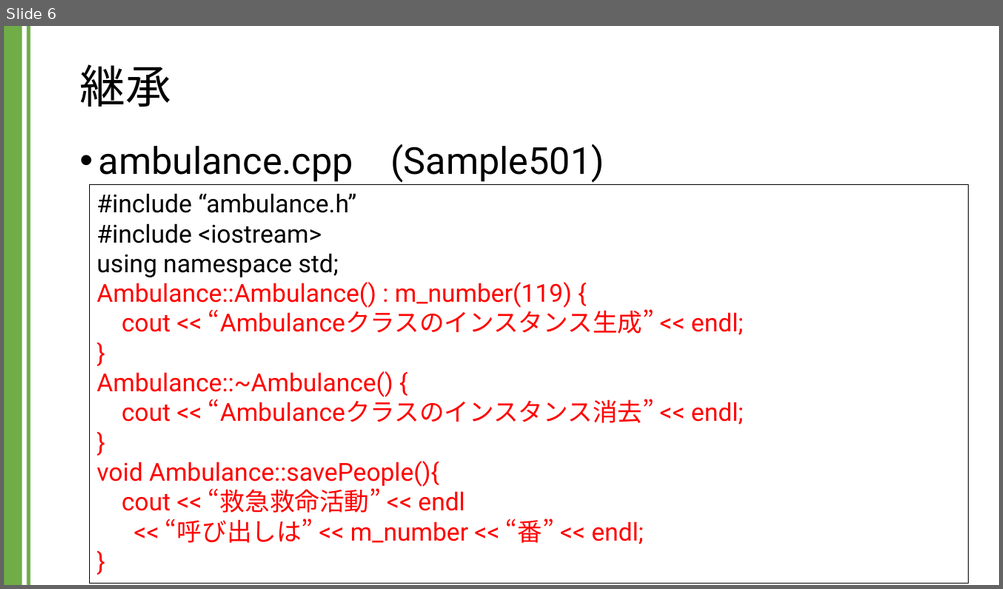
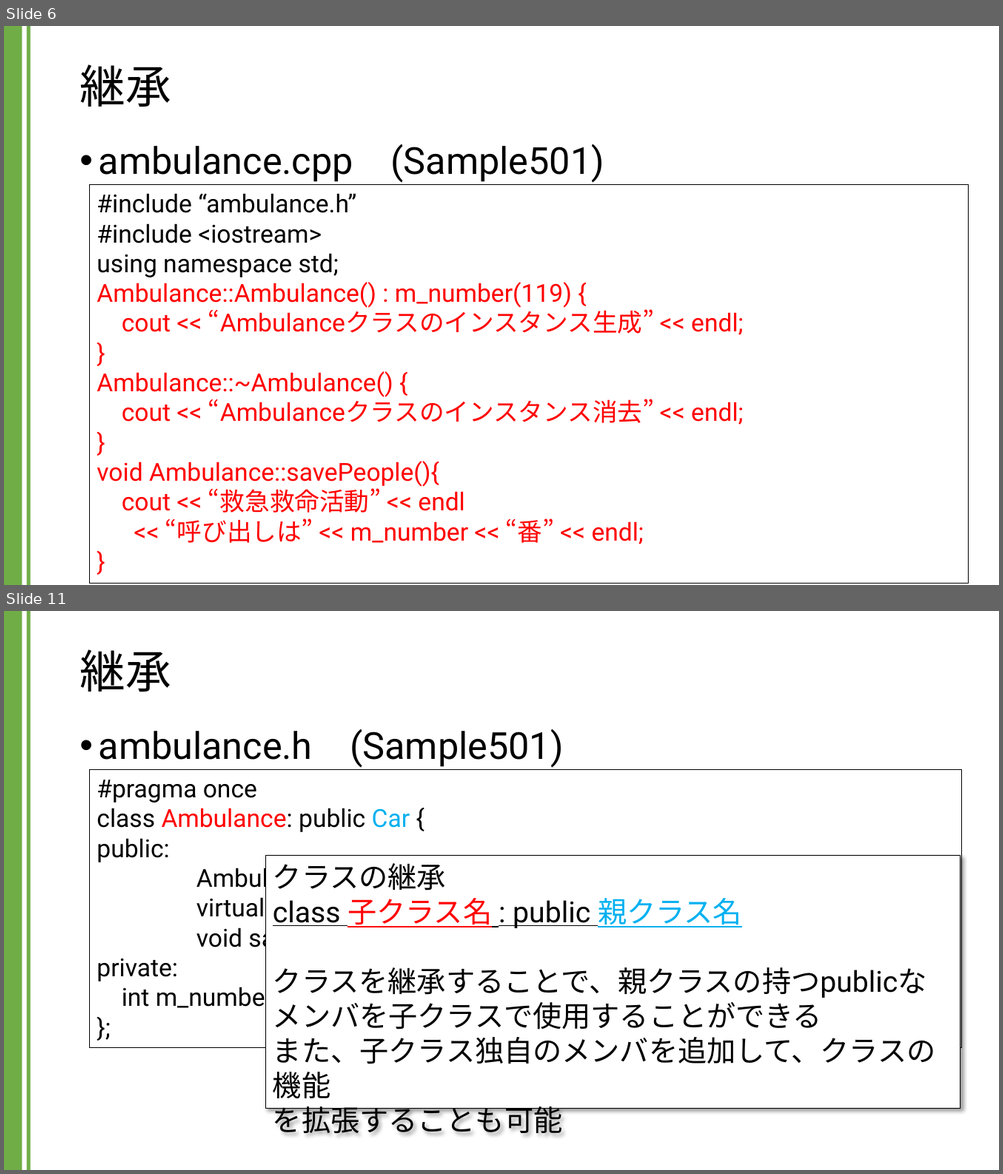
Before and after one commit to kic-murata/cpp2024, a slide deck: 授業資料/講義資料：継承とポリモーフィズム.pptx. Shown one above the other, each under a label of ours: slide 6 before the commit, slides 6 and 11 after it; the slides between them are not shown. The pictures are 1003x589 and 1003x1174 pixels, drawn with LibreOffice and Linux fonts; fonts in the diff are those of the drawing. Boxes give left, top, right and bottom in pixels: in the first picture for what was removed or moved away, otherwise in the second. Text is boxed around its words. In the diff, an @@ line names an element or a change of style, - is before the commit and + after.

```diff
--- a/授業資料/講義資料：継承とポリモーフィズム.pptx
+++ b/授業資料/講義資料：継承とポリモーフィズム.pptx
@@ slide 11 added at [4, 611, 999, 1170], background #FFFFFF; not listed: 2 template elements that a slide beside it also shows @@
@@ title added at [79, 649, 170, 692], 44 pt, text #000000 @@
+継承
@@ text added at [99, 729, 563, 767], 36 pt, text #000000 @@
+• ambulance.h (Sample501)
@@ rectangle added at [90, 769, 962, 1048], outline #000000 0.75 pt, 24 pt, text #000000 @@
+#pragma once
+class Ambulance: public Car {
+public:
+Ambulance()；
+virtual ~Ambulance();
+void savePeople();
+private:
+int m_number;
+};
@@ rectangle added at [265, 856, 960, 1110], fill #FFFFFF, outline #000000 0.75 pt, 28 pt, text #000000 @@
+クラスの継承
+class 子クラス名 : public 親クラス名
+クラスを継承することで、親クラスの持つpublicな
+メンバを子クラスで使用することができる
+また、子クラス独自のメンバを追加して、クラスの機能
+を拡張することも可能
```
Also in this commit, not shown: 2 slides changed, 14 other slides added.
